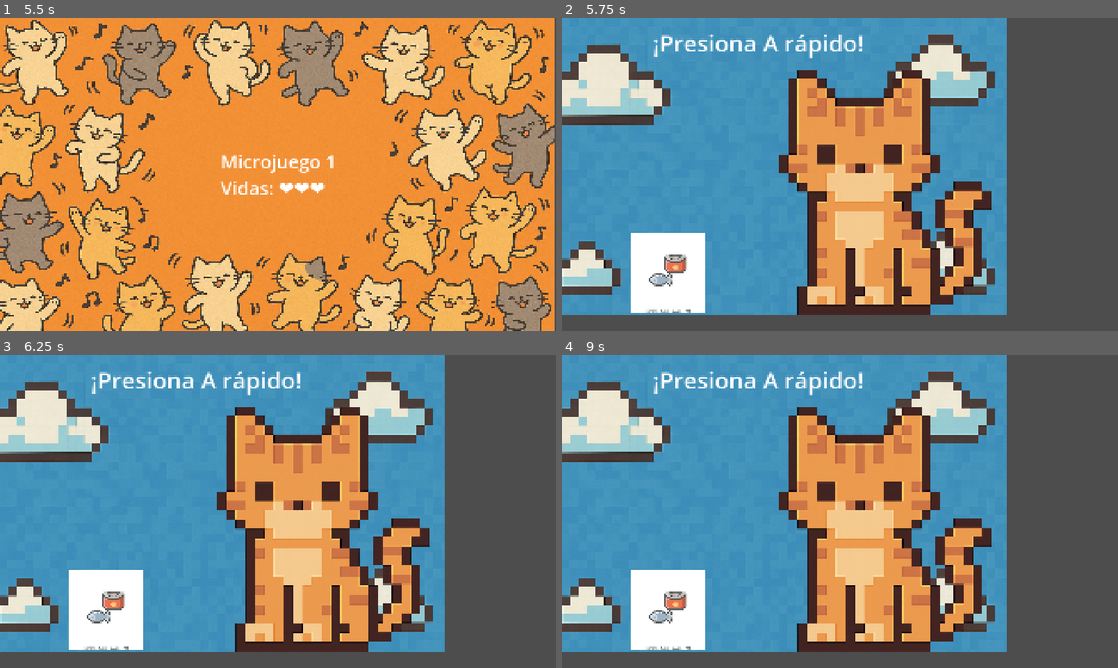
Above: before the commit, frames 1-4 (two rows, left to right).
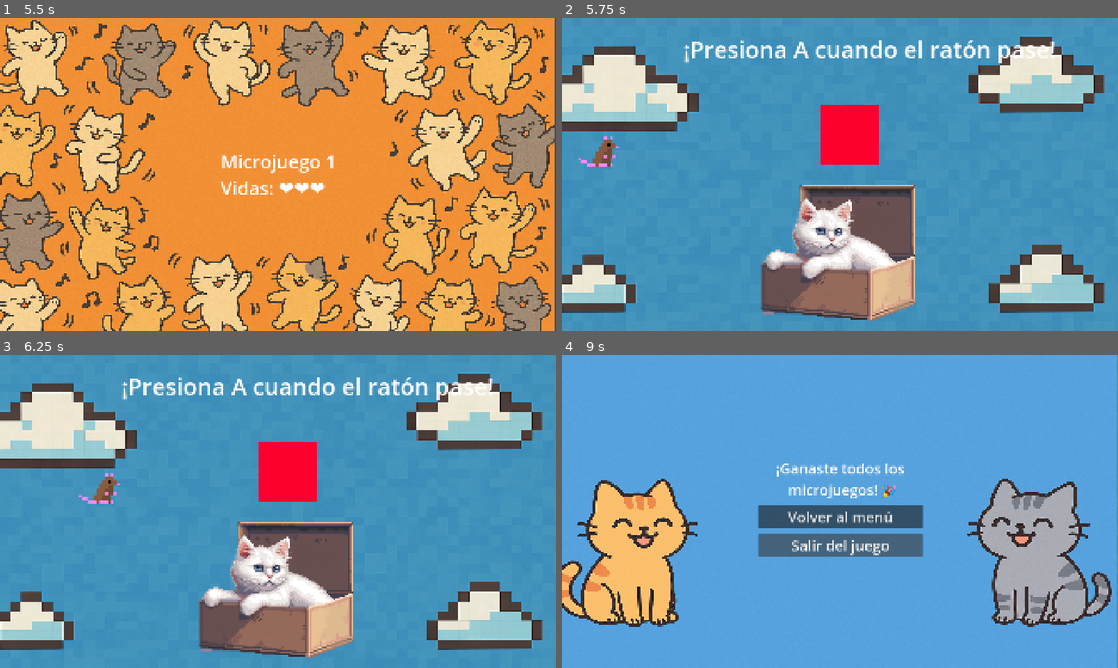
Above: after the commit, the same moments.

Repository: BenjaminCuello/Gatcha-Cat-Microgames
Game: Godot game, scene res://escenas/menu_principal.tscn
Same seed, same stepped clock (60 frames per second), same inputs: the game is played once before the commit and once after it.
Inputs:
- Up to frame 1 (5.5 s): click "Modo Historia" at 0.5 s; tap Enter (ui_accept) at 1.25, 2.1, 2.27, 2.57, 2.75, 3.6, 3.77, 4.07, 4.25, 5.1, 5.27 s; hold Enter (ui_accept) 1.28-2.03 s; hold Enter (ui_accept) 2.78-3.53 s; hold Enter (ui_accept) 4.28-5.03 s
- Up to frame 2 (5.75 s): tap Enter (ui_accept) at 5.57 s
- Up to frame 3 (6.25 s): hold Enter (ui_accept) from 5.78 s (still down)
- Up to frame 4 (9 s): release Enter (ui_accept) at 6.53 s; tap Enter (ui_accept) at 6.6, 6.77, 7.07, 8.1, 8.27, 8.57 s; hold Enter (ui_accept) 7.28-8.03 s; hold Enter (ui_accept) from 8.78 s (still down)

Frame 1 is identical in both runs. In frame 2, 58% of the frame differs, in the area x 0-100%, y 0-100%; in frame 3, 58%; in frame 4, 100%.

Commit message:
Añadido Atrápalo
Trabajé un poco el código que transiciona los microjuegos ahora que hay más de 1 en el proyecto, hay algunos bugs, después de jugar algunos cuantos, arroja victoria pero la escena se avanza de todos modos a un siguiente micro juego y así, dejo los cambios para que vean

Diff:
--- a/Gatcha v2.0/escenas/menu_principal.gd
+++ b/Gatcha v2.0/escenas/menu_principal.gd
@@ -12,6 +12,7 @@
 
 func _on_boton_historia_pressed() -> void:
 	print("¡Botón HISTORIA presionado!")
+	Juego.reiniciar()
 	get_tree().change_scene_to_file("res://escenas/cinematica.tscn")
 
 func _on_boton_infinito_pressed() -> void:
--- a/Gatcha v2.0/escenas/micro_inicio.gd
+++ b/Gatcha v2.0/escenas/micro_inicio.gd
@@ -27,12 +27,13 @@
 		get_tree().change_scene_to_file("res://escenas/fin_derrota.tscn")
 		return
 
+	# Aumentar el contador de microjuegos jugados
+	Juego.microjuego_actual += 1
+
+	# Verificar si se alcanzó el máximo
 	if Juego.microjuego_actual >= Juego.max_microjuegos:
 		get_tree().change_scene_to_file("res://escenas/fin_victoria.tscn")
 		return
-
-	# Aumentar el contador de microjuegos jugados
-	Juego.microjuego_actual += 1
 
 	# Cargar un microjuego al azar
 	var escena_controlador = load("res://escenas/controlador_microjuego.tscn").instantiate()
--- /dev/null
+++ b/Gatcha v2.0/micro_atrapalo.gd
@@ -0,0 +1,50 @@
+extends Control
+
+var atrapado = false
+
+@onready var raton = $Raton
+@onready var texto = $TextoInstruccion
+@onready var timer = $TimerJuego
+@onready var zona_captura = $ZonaCaptura  # si decides usarla
+
+
+func _ready():
+	texto.text = "¡Presiona A cuando el ratón pase!"
+	raton.position = Vector2(-100, 300)  # Comienza fuera de pantalla
+	mover_raton()
+	set_process_input(true)
+
+
+func mover_raton():
+	var destino = Vector2(1200, 300)  # ajusta según tu layout
+	var tween = create_tween()
+	tween.tween_property(raton, "position", destino, 3.0).set_trans(Tween.TRANS_LINEAR).set_ease(Tween.EASE_IN_OUT)
+
+func _input(event):
+	if event.is_action_pressed("ui_accept") and !atrapado:
+		if raton.get_global_rect().intersects(zona_captura.get_global_rect()):
+			atrapado = true
+			victoria()
+
+
+func _on_TimerJuego_timeout():
+	if not atrapado:
+		derrota()
+
+func victoria():
+	texto.text = "¡Lo atrapaste!"
+	raton.modulate = Color(0, 1, 0)  # verde como feedback
+	await get_tree().create_timer(1.5).timeout
+	get_tree().change_scene_to_file("res://escenas/fin_victoria.tscn")
+	emit_signal("finished", true)
+
+func derrota():
+	texto.text = "¡Se escapó!"
+	raton.modulate = Color(1, 0, 0)  # rojo como feedback
+	await get_tree().create_timer(1.5).timeout
+	get_tree().change_scene_to_file("res://escenas/fin_derrota.tscn")
+	emit_signal("finished", false)
+
+
+func _on_Timer_timeout() -> void:
+	pass # Replace with function body.
--- a/Gatcha v2.0/microjuegos/micro_abrelatas.gd
+++ b/Gatcha v2.0/microjuegos/micro_abrelatas.gd
@@ -1,5 +1,5 @@
 extends Control
-
+signal finished(success: bool)
 var clicks_necesarios = 20
 var clicks_actuales = 0
 
@@ -33,9 +33,11 @@
 	lata.texture = preload("res://sprites/fish-can-pixel-art-food-260nw-2302674731.webp")
 	await get_tree().create_timer(1.5).timeout
 	get_tree().change_scene_to_file("res://escenas/fin_victoria.tscn")
+	emit_signal("finished", true)
 
 func derrota():
 	texto.text = "¡Muy lento!"
 	gato.texture = preload("res://sprites/gatotriste.png")
 	await get_tree().create_timer(1.5).timeout
 	get_tree().change_scene_to_file("res://escenas/fin_derrota.tscn")
+	emit_signal("finished", false)
--- a/Gatcha v2.0/microjuegos/micro_abrelatas.tscn
+++ b/Gatcha v2.0/microjuegos/micro_abrelatas.tscn
@@ -19,6 +19,7 @@
 texture = ExtResource("2_lt8fw")
 
 [node name="Gato" type="TextureRect" parent="."]
+layout_mode = 0
 offset_left = 590.0
 offset_top = 84.0
 offset_right = 1614.0
@@ -26,6 +27,7 @@
 texture = ExtResource("3_kjngu")
 
 [node name="Lata" type="TextureRect" parent="."]
+layout_mode = 0
 offset_left = 234.0
 offset_top = 739.0
 offset_right = 494.0
--- /dev/null
+++ b/Gatcha v2.0/microjuegos/micro_atrapalo.tscn
@@ -0,0 +1,57 @@
+[gd_scene load_steps=5 format=3 uid="uid://k1x5b36fbumy"]
+
+[ext_resource type="Script" uid="uid://b1ll4bgwtkoin" path="res://micro_atrapalo.gd" id="1_anq08"]
+[ext_resource type="Texture2D" uid="uid://cnpij3bucijph" path="res://fondos/fondocielo.png" id="2_brtyp"]
+[ext_resource type="Texture2D" uid="uid://ccahi454ny40h" path="res://sprites/gatocaja.png" id="3_pu7re"]
+[ext_resource type="Texture2D" uid="uid://c4i174hdyxd7f" path="res://sprites/rat.png" id="4_rywxs"]
+
+[node name="MicroAtrapalo" type="Control"]
+layout_mode = 3
+anchors_preset = 0
+offset_right = 40.0
+offset_bottom = 40.0
+script = ExtResource("1_anq08")
+
+[node name="Fondo" type="TextureRect" parent="."]
+layout_mode = 0
+offset_right = 1922.0
+offset_bottom = 1090.0
+texture = ExtResource("2_brtyp")
+
+[node name="Caja" type="TextureRect" parent="."]
+offset_left = 627.0
+offset_top = 494.0
+offset_right = 1256.0
+offset_bottom = 1123.0
+texture = ExtResource("3_pu7re")
+
+[node name="Raton" type="TextureRect" parent="."]
+offset_left = 811.0
+offset_top = 300.0
+offset_right = 1131.0
+offset_bottom = 620.0
+texture = ExtResource("4_rywxs")
+
+[node name="TextoInstruccion" type="Label" parent="."]
+layout_mode = 0
+offset_left = 418.0
+offset_top = 50.0
+offset_right = 832.0
+offset_bottom = 160.0
+theme_override_font_sizes/font_size = 80
+text = "Atr[A]palo!"
+
+[node name="Timer" type="Timer" parent="."]
+wait_time = 3.0
+one_shot = true
+autostart = true
+
+[node name="ZonaCaptura" type="ColorRect" parent="."]
+layout_mode = 0
+offset_left = 891.0
+offset_top = 300.0
+offset_right = 1090.0
+offset_bottom = 506.0
+color = Color(0.992538, 0, 0.17589, 1)
+
+[connection signal="timeout" from="Timer" to="." method="_on_Timer_timeout"]
--- a/Gatcha v2.0/scripts/juego.gd
+++ b/Gatcha v2.0/scripts/juego.gd
@@ -8,7 +8,9 @@
 # Lista de microjuegos disponibles
 var lista_microjuegos = [
 	"res://microjuegos/microjuego1.tscn",
-	"res://microjuegos/micro_abrelatas.tscn"
+	"res://microjuegos/micro_abrelatas.tscn",
+	"res://microjuegos/micro_atrapalo.tscn"
+
 	# Puedes agregar más microjuegos aquí después
 	]
 
@@ -20,3 +22,4 @@
 func reiniciar():
 	vidas = 3
 	microjuego_actual = 0
+	max_microjuegos = 30
Not shown, added: Gatcha v2.0/micro_atrapalo.gd.uid
Binary file added: Gatcha v2.0/sprites/gatocaja.png
Not shown, added: Gatcha v2.0/sprites/gatocaja.png.import
Binary file added: Gatcha v2.0/sprites/rat.png
Not shown, added: Gatcha v2.0/sprites/rat.png.import
